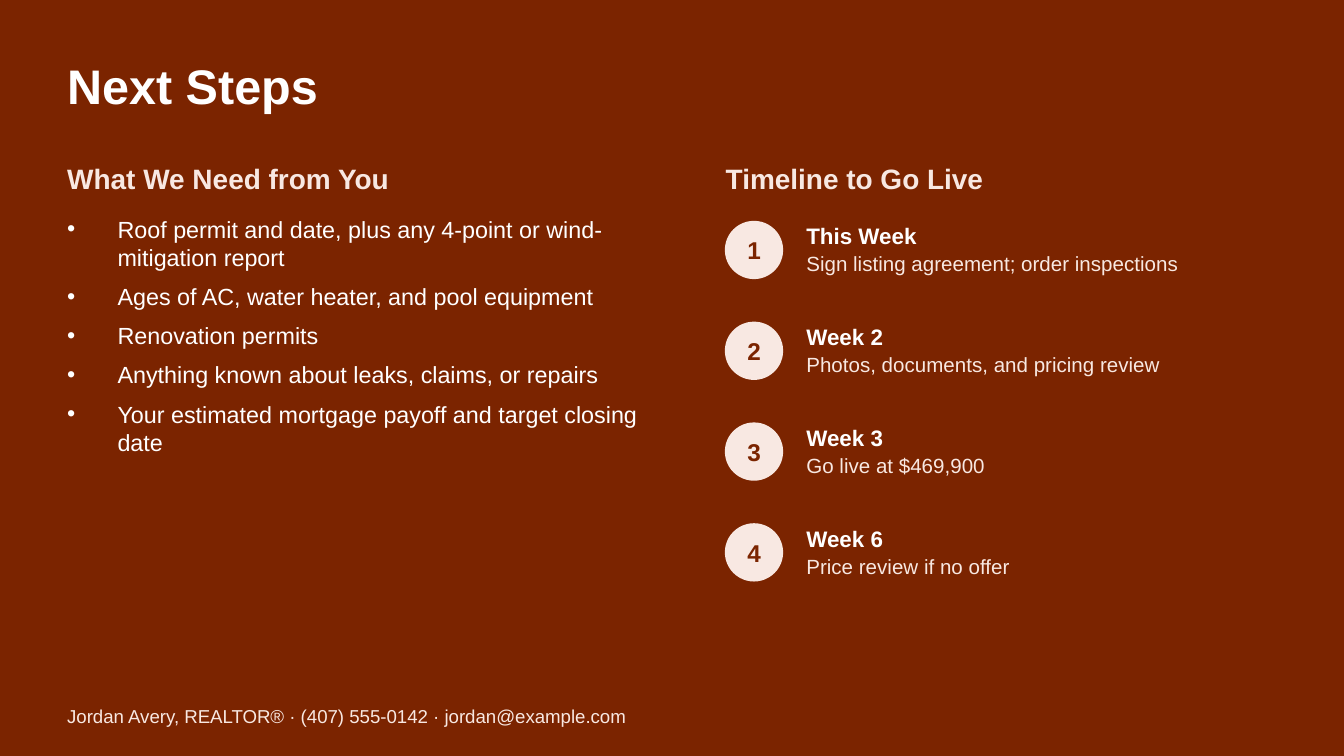
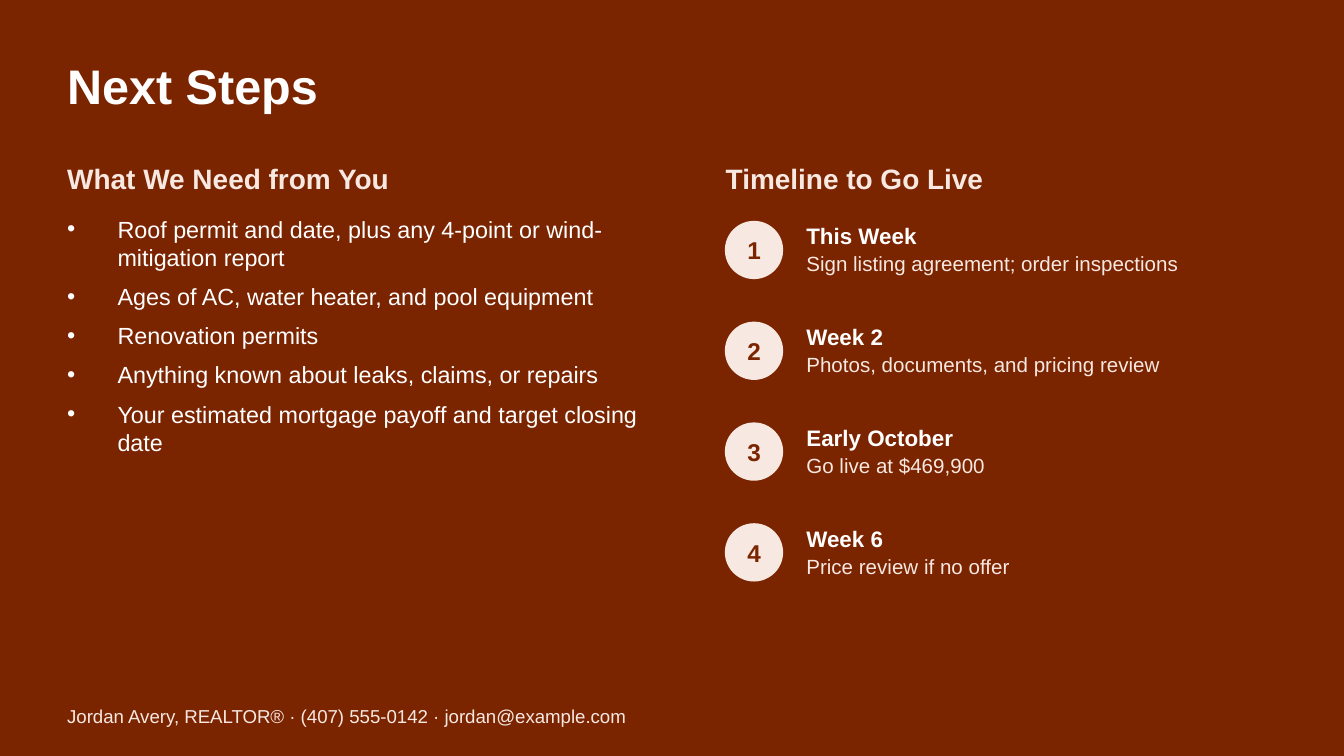
Before and after one commit to axelrivera/real-estate-skills, a slide deck: slide 13 of samples/seller-cma/517-Larkwood-Ave-Listing-Presentation.pptx. Drawn at 1344x756 pixels with LibreOffice and Linux fonts; fonts in the diff are those of the drawing. Boxes give left, top, right and bottom in pixels: in the first picture for what was removed or moved away, otherwise in the second. Text is boxed around its words. In the diff, an @@ line names an element or a change of style, - is before the commit and + after.

```diff
--- a/samples/seller-cma/517-Larkwood-Ave-Listing-Presentation.pptx
+++ b/samples/seller-cma/517-Larkwood-Ave-Listing-Presentation.pptx
@@ text at bbox=[806, 429, 953, 451]: text changed @@
-Week 3
+Early October
```
Also in this commit, not shown: 4 other slides changed, 11 other files.
